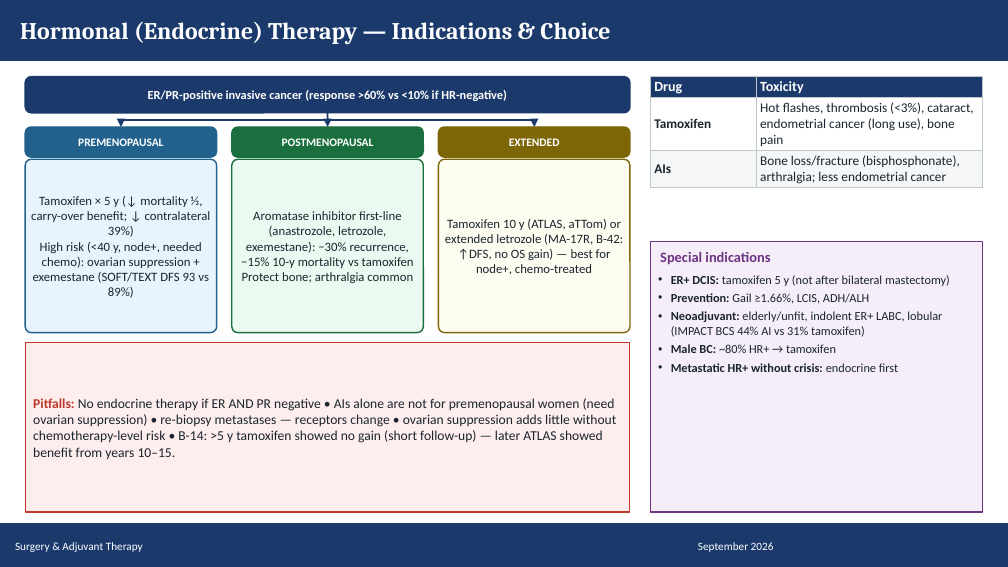
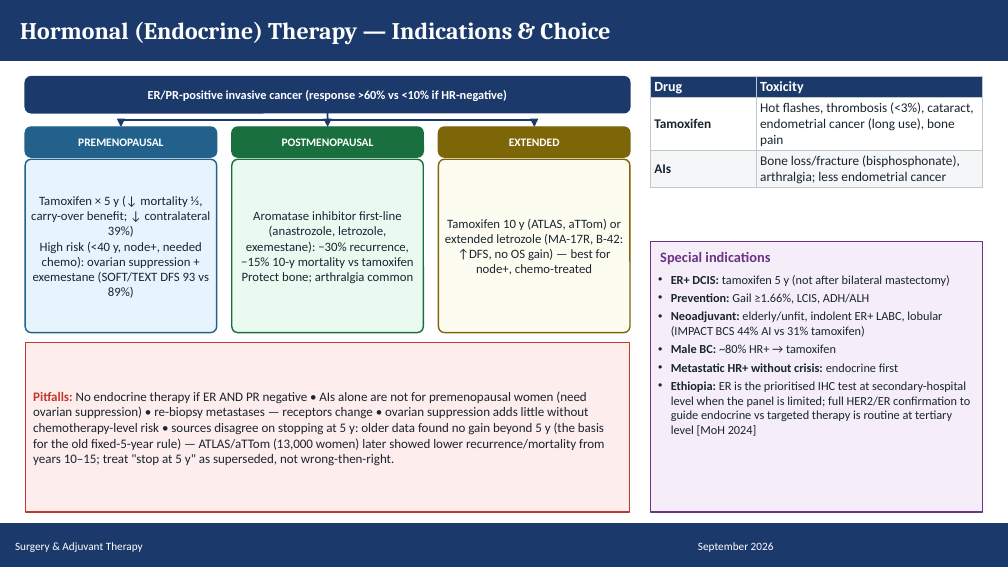
Before and after one commit to Muluamlak/Phone, a slide deck: slide 58 of BreastCancer_Management_Visual_65.pptx. Drawn at 1008x567 pixels with LibreOffice and Linux fonts; fonts in the diff are those of the drawing. Boxes give left, top, right and bottom in pixels: in the first picture for what was removed or moved away, otherwise in the second. Text is boxed around its words. In the diff, an @@ line names an element or a change of style, - is before the commit and + after.

```diff
--- a/BreastCancer_Management_Visual_65.pptx
+++ b/BreastCancer_Management_Visual_65.pptx
@@ text at (x1=671, y1=381, x2=970, y2=436): paragraph added @@
+• Ethiopia: ER is the prioritised IHC test at secondary-hospital level when the panel is limited; full HER2/ER confirmation to guide endocrine vs targeted therapy is routine at tertiary level [MoH 2024]
@@ text at (x1=33, y1=392, x2=604, y2=466): text changed; size 9.7 to 9.3 pt @@
-Pitfalls: No endocrine therapy if ER AND PR negative • AIs alone are not for premenopausal women (need ovarian suppression) • re-biopsy metastases — receptors change • ovarian suppression adds little without chemotherapy-level risk • B-14: >5 y tamoxifen showed no gain (short follow-up) — later ATLAS showed benefit from years 10–15.
+Pitfalls: No endocrine therapy if ER AND PR negative • AIs alone are not for premenopausal women (need ovarian suppression) • re-biopsy metastases — receptors change • ovarian suppression adds little without chemotherapy-level risk • sources disagree on stopping at 5 y: older data found no gain beyond 5 y (the basis for the old fixed-5-year rule) — ATLAS/aTTom (13,000 women) later showed lower recurrence/mortality from years 10–15; treat "stop at 5 y" as superseded, not wrong-then-right.
```
Also in this commit, not shown: 7 other slides changed.
